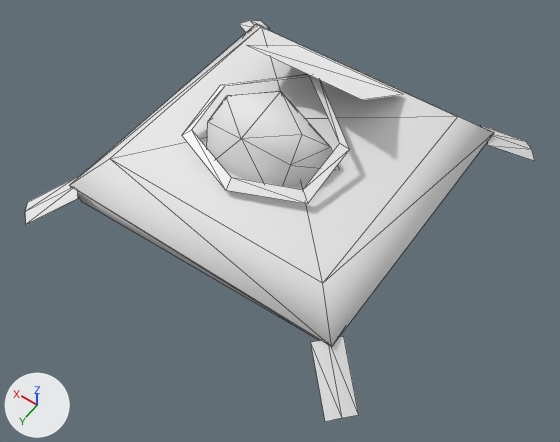
An edit to the glTF model public/3d/item/model__item__shop.ofs_5344_0/5344um_ac_nek3.gltf, drawn before and after from the same camera.
Both versions are drawn from a camera (50 mm lens) standing at (-0.763, 1.099, 1.545) and looking at (-0.081, 0.143, 0.044). Lighting does not change. The marker at lower left points along +X, +Y and +Z. The older version comes first. Mesh edges are drawn as thin lines.

The older version as bpy lines, for what is in view:
```python
mat_uc_ac_nek3 = principled_material('uc_ac_nek3')
mat_uc_ac_nek3.base_color = (1.0, 1.0, 1.0)  # white #ffffff
mat_uc_ac_nek3.roughness = 1.0
mat_ucc_mat = principled_material('ucc_mat')
mat_ucc_mat.base_color = (0.804, 0.804, 0.804)  # white #e8e8e8
mat_ucc_mat.roughness = 1.0
me_5344um_ac_nek3 = bpy.data.meshes.new('5344um_ac_nek3')
me_5344um_ac_nek3.from_pydata(...)  # 66 vertices, 69 faces; spans x -0.499..0.499, y -0.497..0.497, z 0.005..0.338
# faces by material slot: [14, 55]
me_5344um_ac_nek3.materials.append(mat_uc_ac_nek3)  # white #ffffff
me_5344um_ac_nek3.materials.append(mat_ucc_mat)  # white #e8e8e8
ob_5344um_ac_nek3 = bpy.data.objects.new('5344um_ac_nek3', me_5344um_ac_nek3)
ob_5344um_ac_nek3.location = (0.0, 0.0, 0.0)
```
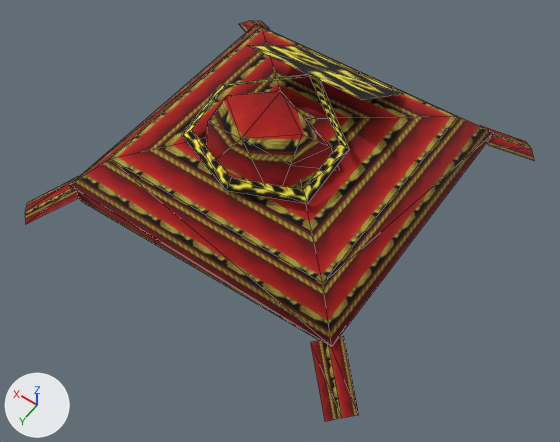
Boxes (x1, y1, x2, y2) around the edits, measured in the pictures (560 x 442 px):
'5344um_ac_nek3', surface changed (white to red): (25, 20, 535, 421) in both

The change, as a diff of the scene's bpy script:
```diff
--- a/public/3d/item/model__item__shop.ofs_5344_0/5344um_ac_nek3.gltf.py
+++ b/public/3d/item/model__item__shop.ofs_5344_0/5344um_ac_nek3.gltf.py
@@ img_ucc_mat @@
+img_ucc_mat = load_image('ucc_mat', '_unpacked/ucc_mat', 32, 32, 'sRGB')
@@ img_ac_0nec_03 @@
+img_ac_0nec_03 = load_image('ac_0nec_03', '_unpacked/ac_0nec_03', 8, 16, 'sRGB')
@@ mat_uc_ac_nek3 @@
 mat_uc_ac_nek3 = principled_material('uc_ac_nek3')
-mat_uc_ac_nek3.base_color = (1.0, 1.0, 1.0)  # white #ffffff
+mat_uc_ac_nek3.texture = img_ac_0nec_03
 mat_uc_ac_nek3.roughness = 1.0
@@ mat_ucc_mat @@
 n0 = _N.new('ShaderNodeBsdfPrincipled'); n0.name = 'Principled BSDF'
-n0.inputs[0].default_value = (0.804, 0.804, 0.804, 1.0)  # 'Base Color', white #e8e8e8
 n0.inputs[2].default_value = 1.0  # 'Roughness'
 n1 = _N.new('ShaderNodeOutputMaterial'); n1.name = 'Material Output'
+n2 = _N.new('ShaderNodeMix'); n2.name = 'Mix'
+n2.data_type = 'RGBA'
+n2.blend_type = 'MULTIPLY'
+n2.inputs[0].default_value = 1.0  # 'Factor'
+n2.inputs[7].default_value = (0.804, 0.804, 0.804, 1.0)  # 'B', white #e8e8e8
+n3 = _N.new('ShaderNodeTexImage'); n3.name = 'Image Texture'
+n3.image = img_ucc_mat
 _L.new(n0.outputs[0], n1.inputs[0])  # 'BSDF' to 'Surface'
+_L.new(n2.outputs[2], n0.inputs[0])  # 'Result' to 'Base Color'
+_L.new(n3.outputs[0], n2.inputs[6])  # 'Color' to 'A'
```
